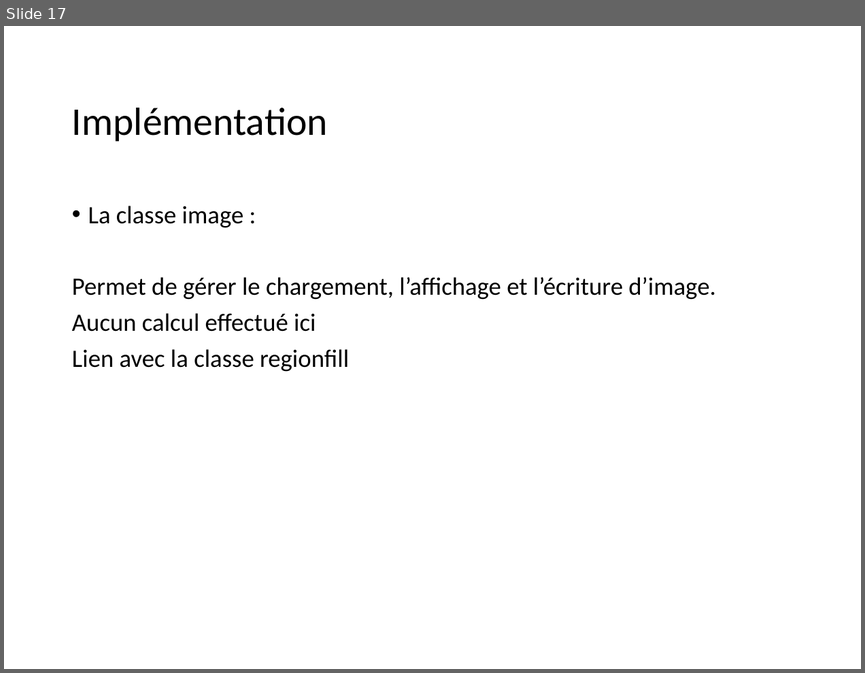
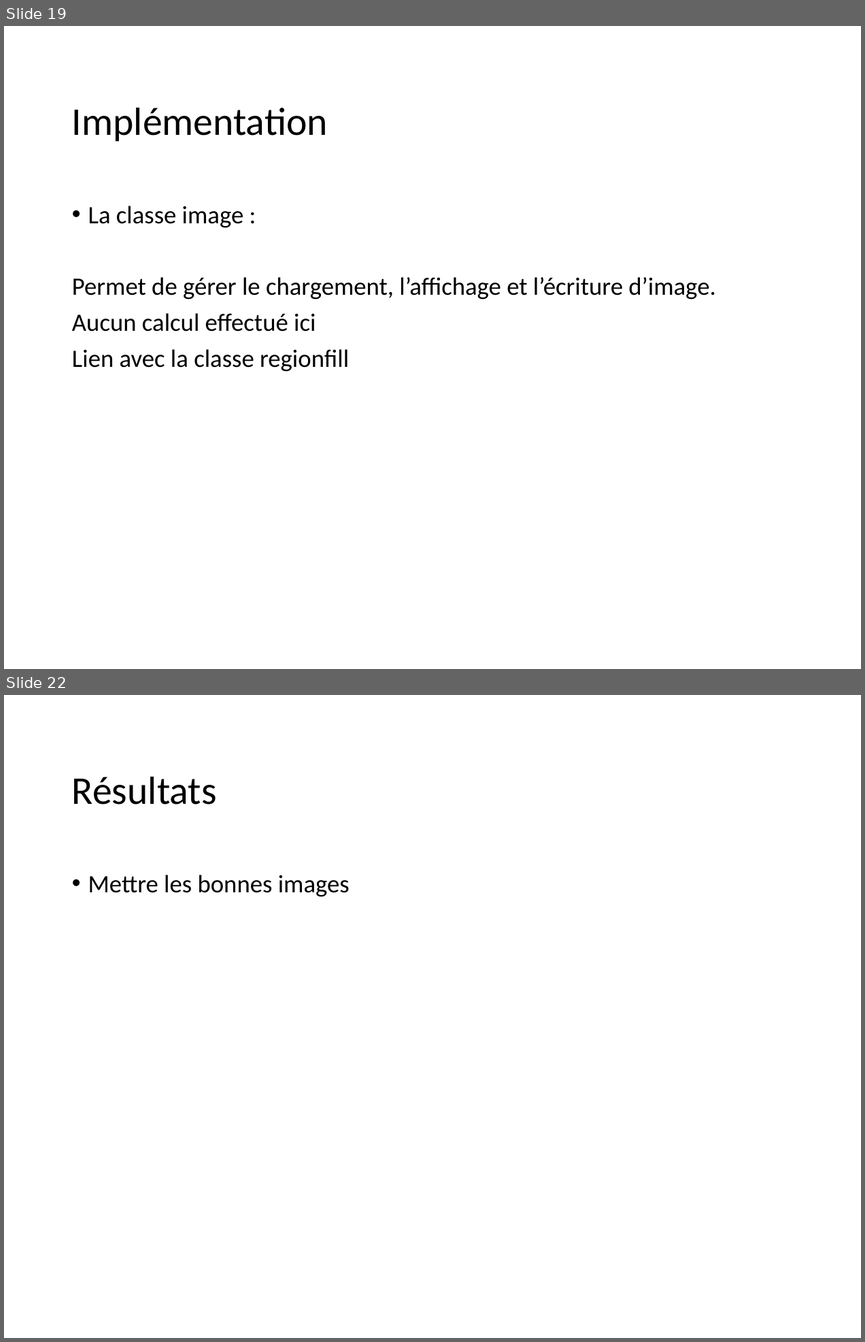
Before and after one commit to CharlyGirotNYU/Inpainting, a slide deck: ppt/Inpainting.pptx. Shown one above the other, each under a label of ours: slide 17 before the commit, slides 19 and 22 after it; the slides between them are not shown. The pictures are 865x673 and 865x1342 pixels, drawn with LibreOffice and Linux fonts; fonts in the diff are those of the drawing. Boxes give left, top, right and bottom in pixels: in the first picture for what was removed or moved away, otherwise in the second. Text is boxed around its words. In the diff, an @@ line names an element or a change of style, - is before the commit and + after.

```diff
--- a/ppt/Inpainting.pptx
+++ b/ppt/Inpainting.pptx
@@ slide 22 added at (4, 695, 861, 1338), background #FFFFFF @@
@@ title added at (72, 777, 217, 804), 33 pt, text #000000 @@
+Résultats
@@ text added at (88, 875, 349, 897), 21 pt, text #000000 @@
+• Mettre les bonnes images
@@ what was slide 17 is now slide 19 @@
```
Also in this commit, not shown: 7 slides changed, 6 other slides added, 2 slides removed.
